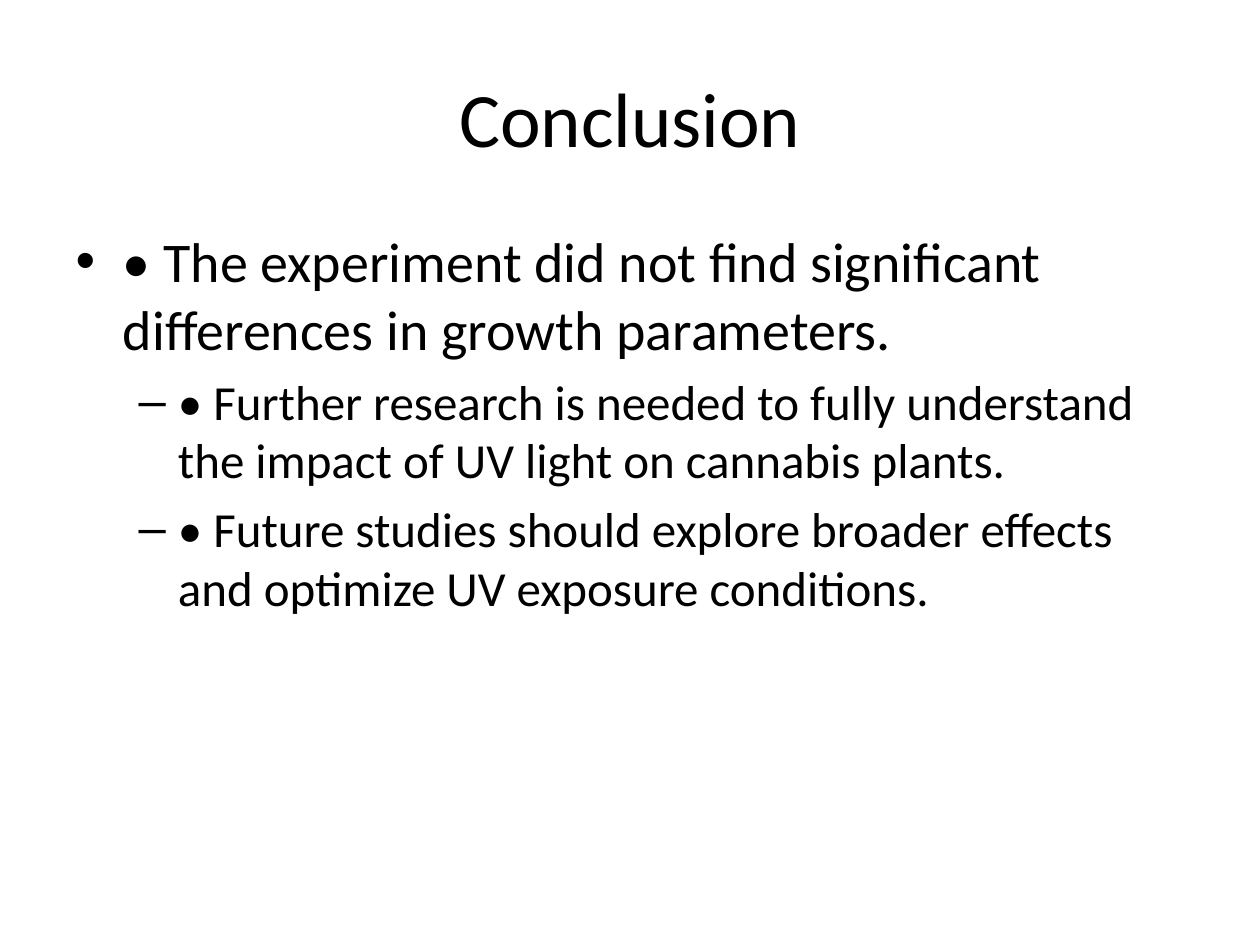
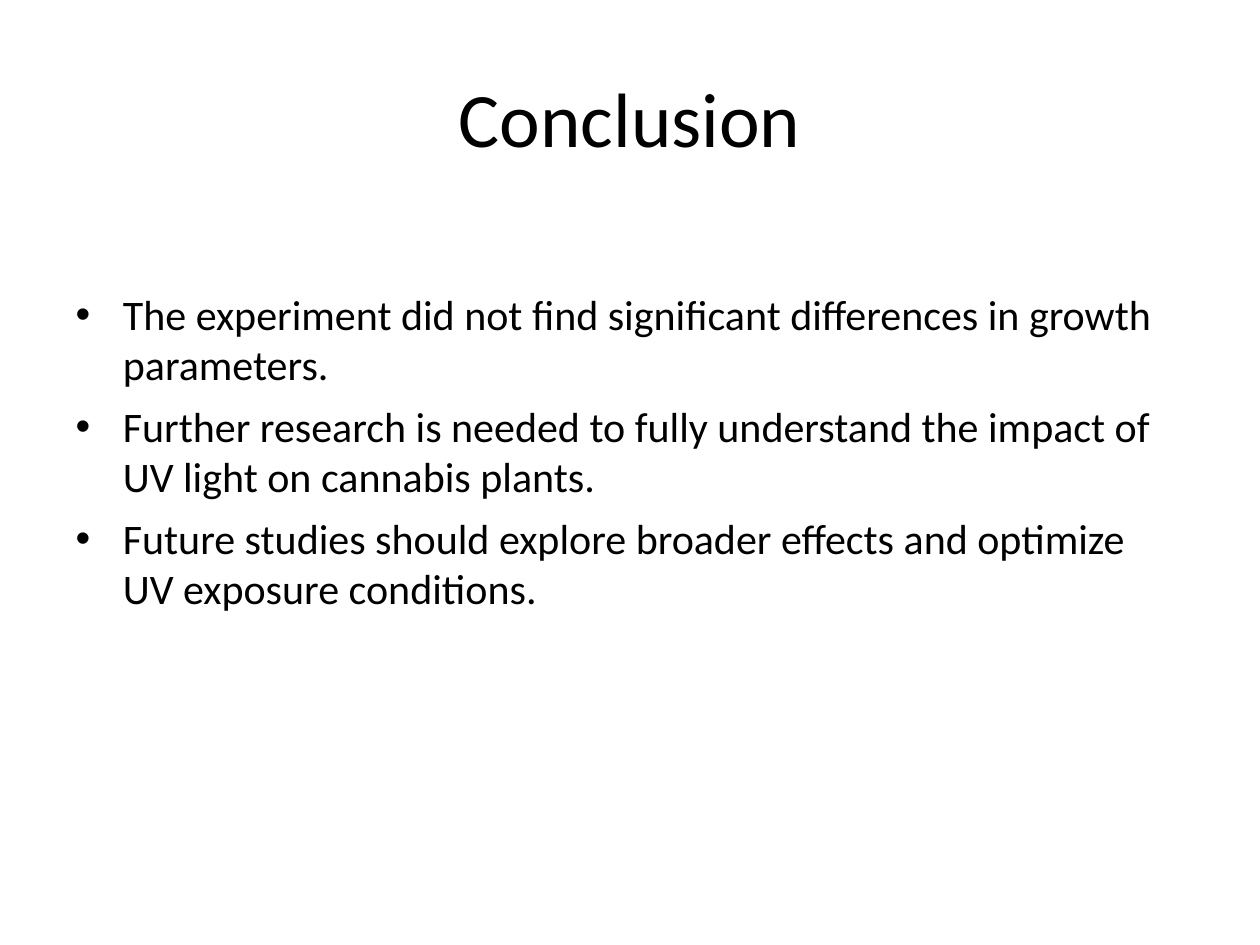
Before and after one commit to IngoGiebel/qbio403_exp_impact_uv-light_on_cannabis_seedling_dev, a slide deck: slide 9 of docs/presentations/Impact_of_UV_Light_on_Cannabis_Seedling_Development.pptx. Drawn at 1260x945 pixels with LibreOffice and Linux fonts; fonts in the diff are those of the drawing. Boxes give left, top, right and bottom in pixels: in the first picture for what was removed or moved away, otherwise in the second. Text is boxed around its words. In the diff, an @@ line names an element or a change of style, - is before the commit and + after.

```diff
--- a/docs/presentations/Impact_of_UV_Light_on_Cannabis_Seedling_Development.pptx
+++ b/docs/presentations/Impact_of_UV_Light_on_Cannabis_Seedling_Development.pptx
@@ text at [123, 300, 1151, 611]: text changed; size 28 to 24 pt @@
-• • The experiment did not find significant differences in growth parameters.
-  – • Further research is needed to fully understand the impact of UV light on cannabis plants.
-  – • Future studies should explore broader effects and optimize UV exposure conditions.
+• The experiment did not find significant differences in growth parameters.
+• Further research is needed to fully understand the impact of UV light on cannabis plants.
+• Future studies should explore broader effects and optimize UV exposure conditions.
```
Also in this commit, not shown: 8 other slides changed, 1 slide added, 1 slide removed, 10 other files.
